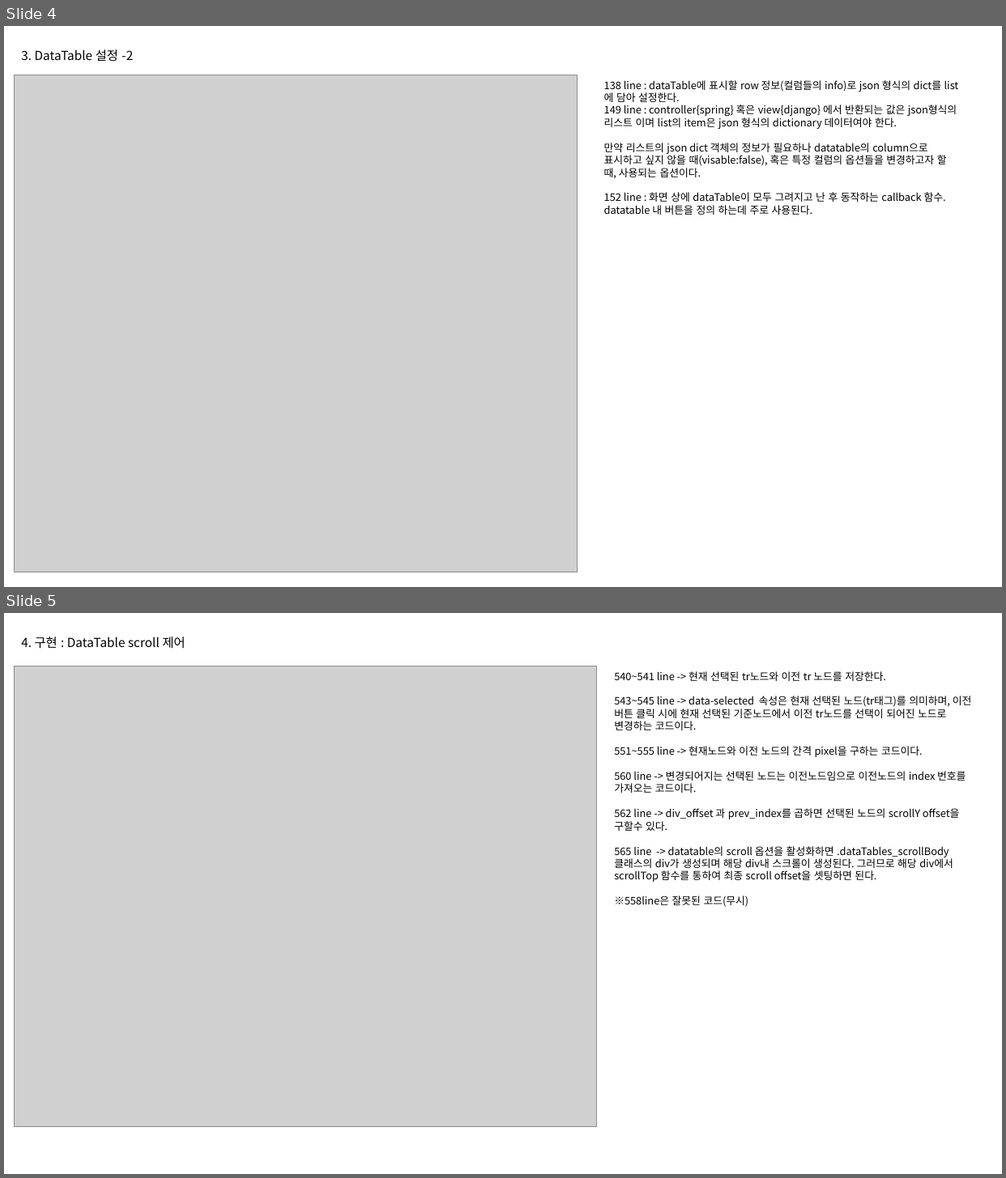
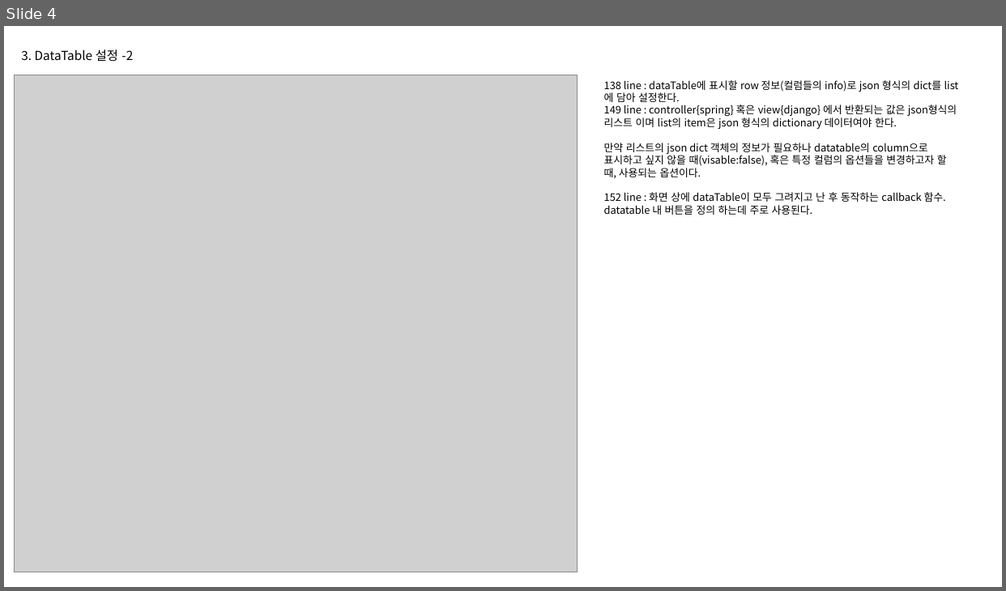
Before and after one commit to khb3025/EducationArrangement, a slide deck: project/라이브러리/javascript/dataTable/dataTable Library(javascript).pptx. Shown one above the other, each under a label of ours: slides 4 and 5 before the commit, slide 4 after it. The pictures are 1006x1178 and 1006x591 pixels, drawn with LibreOffice and Linux fonts; fonts in the diff are those of the drawing; grey boxes stand for pictures. Boxes give left, top, right and bottom in pixels: in the first picture for what was removed or moved away, otherwise in the second. Text is boxed around its words. In the diff, an @@ line names an element or a change of style, - is before the commit and + after.

Commit message:
commit and push

```diff
--- a/project/라이브러리/javascript/dataTable/dataTable Library(javascript).pptx
+++ b/project/라이브러리/javascript/dataTable/dataTable Library(javascript).pptx
@@ slide 5 removed at (x1=4, y1=613, x2=1002, y2=1174), background #FFFFFF @@
@@ text removed at (x1=21, y1=636, x2=185, y2=649) @@
-4. 구현 : DataTable scroll 제어
@@ picture removed at (x1=14, y1=666, x2=597, y2=1127) @@
@@ text removed at (x1=614, y1=671, x2=972, y2=907) @@
-540~541 line -> 현재 선택된 tr노드와 이전 tr 노드를 저장한다.
-543~545 line -> data-selected 속성은 현재 선택된 노드(tr태그)를 의미하며, 이전 버튼 클릭 시에 현재 선택된 기준노드에서 이전 tr노드를 선택이 되어진 노드로 변경하는 코드이다.
-551~555 line -> 현재노드와 이전 노드의 간격 pixel을 구하는 코드이다.
-560 line -> 변경되어지는 선택된 노드는 이전노드임으로 이전노드의 index 번호를 가져오는 코드이다.
-562 line -> div_offset 과 prev_index를 곱하면 선택된 노드의 scrollY offset을 구할수 있다.
-565 line -> datatable의 scroll 옵션을 활성화하면 .dataTables_scrollBody 클래스의 div가 생성되며 해당 div내 스크롤이 생성된다. 그러므로 해당 div에서 scrollTop 함수를 통하여 최종 scroll offset을 셋팅하면 된다.
-※558line은 잘못된 코드(무시)
```
